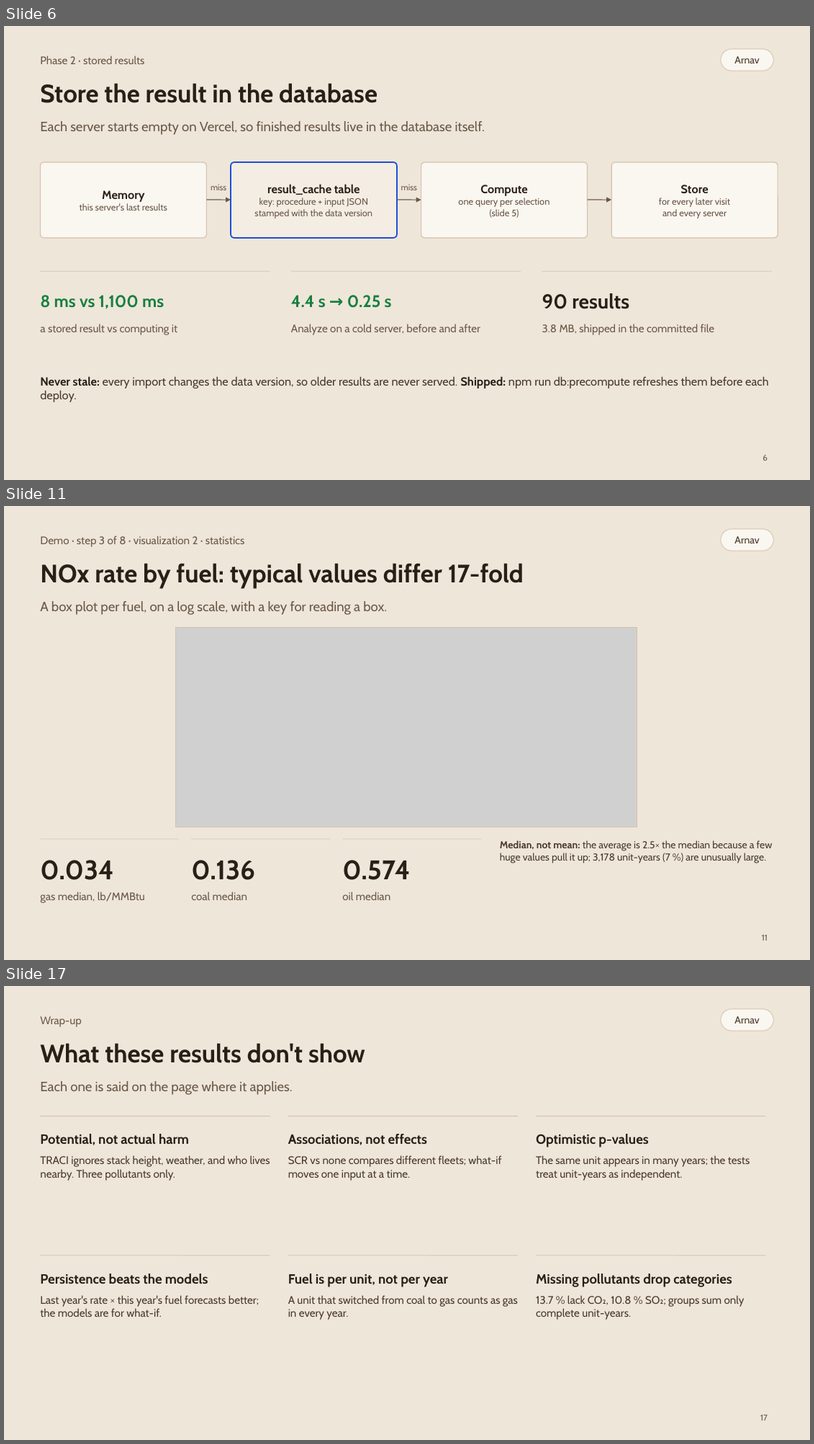
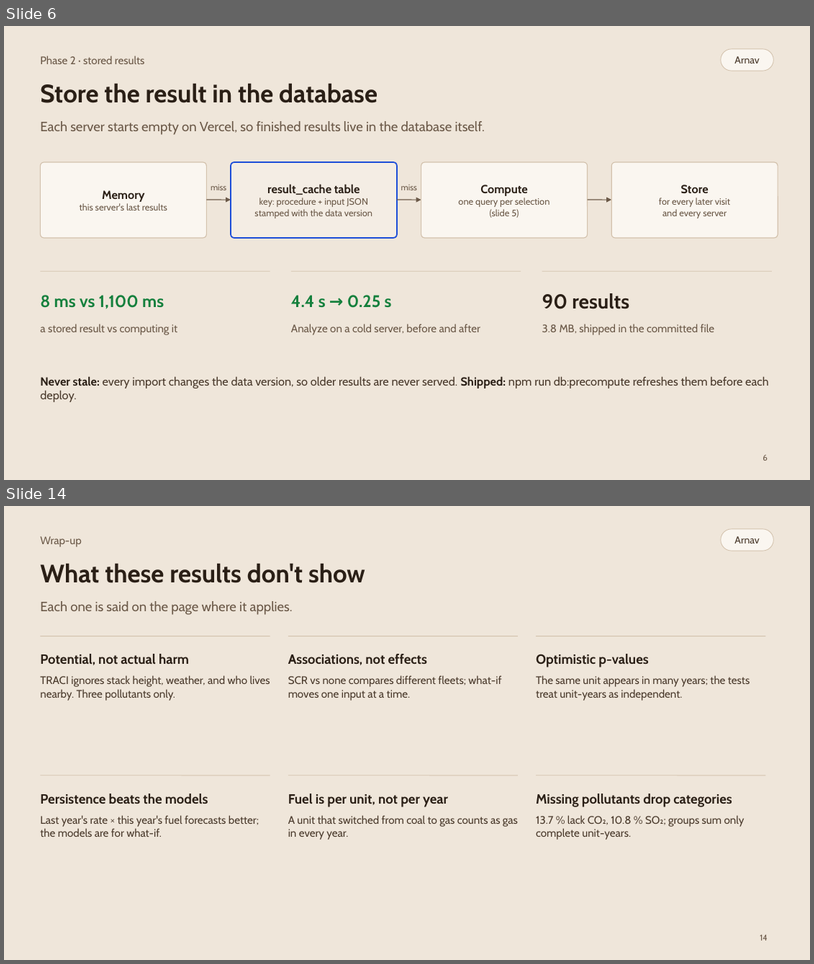
Before and after one commit to raajbanga/epaData, a slide deck: report/phase2/slides/epaData-slides.pptx. Shown one above the other, each under a label of ours: slides 6, 11 and 17 before the commit, slides 6 and 14 after it; the slides between them are not shown. The pictures are 814x1444 and 814x964 pixels, drawn with LibreOffice and Linux fonts; fonts in the diff are those of the drawing; grey boxes stand for pictures. Boxes give left, top, right and bottom in pixels: in the first picture for what was removed or moved away, otherwise in the second. Text is boxed around its words. In the diff, an @@ line names an element or a change of style, - is before the commit and + after.

Commit message:
docs(slides): explain TRACI and the data split; demo two steps per slide
- New slides: which TRACI factors and why, and how they map onto our mass columns
- New slides: the year-based split and why, and how each model was chosen
- Demo steps two per slide; drop the demo overview
- Live site link as large as the GitHub link

```diff
--- a/report/phase2/slides/epaData-slides.pptx
+++ b/report/phase2/slides/epaData-slides.pptx
@@ slide 11 removed at bbox=[4, 506, 810, 960], background #EFE6DA @@
@@ text removed at bbox=[40, 536, 245, 546] @@
-Demo · step 3 of 8 · visualization 2 · statistics
@@ rounded rectangle removed at bbox=[721, 529, 774, 551] @@
@@ text removed at bbox=[735, 536, 759, 543] @@
-Arnav
@@ text removed at bbox=[40, 563, 524, 589] @@
-NOx rate by fuel: typical values differ 17-fold
@@ text removed at bbox=[40, 601, 387, 615] @@
-A box plot per fuel, on a log scale, with a key for reading a box.
@@ picture removed at bbox=[175, 627, 637, 826] @@
@@ rectangle removed at bbox=[175, 627, 637, 826] @@
@@ line removed from (40, 839) to (180, 839) @@
@@ line removed from (191, 839) to (331, 839) @@
@@ line removed from (343, 839) to (482, 839) @@
@@ text removed at bbox=[500, 840, 773, 863] @@
-Median, not mean: the average is 2.5× the median because a few huge values pull it up; 3,178 unit-years (7 %) are unusually large.
@@ text removed at bbox=[40, 860, 113, 880] @@
-0.034
@@ text removed at bbox=[191, 860, 255, 880] @@
-0.136
@@ text removed at bbox=[342, 860, 410, 880] @@
-0.574
@@ text removed at bbox=[40, 891, 145, 903] @@
-gas median, lb/MMBtu
@@ text removed at bbox=[191, 891, 247, 900] @@
-coal median
@@ text removed at bbox=[342, 891, 391, 900] @@
-oil median
@@ page number removed at bbox=[762, 934, 768, 940] @@
-11
@@ what was slide 17 is now slide 14 @@
@@ page number at bbox=[760, 934, 768, 940]: text changed @@
-17
+14
```
Also in this commit, not shown: 1 slide changed, 7 slides added, 9 other slides removed, 3 other files.
